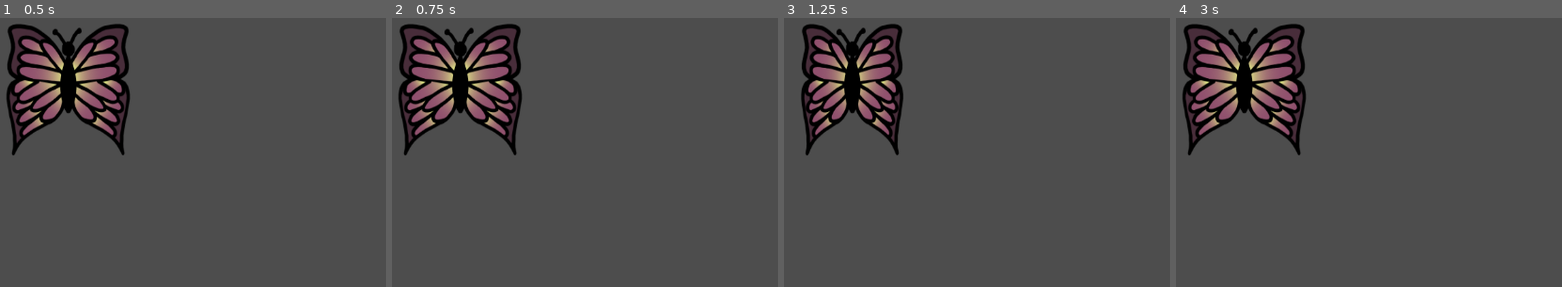
Above: before the commit, frames 1-4 (left to right).
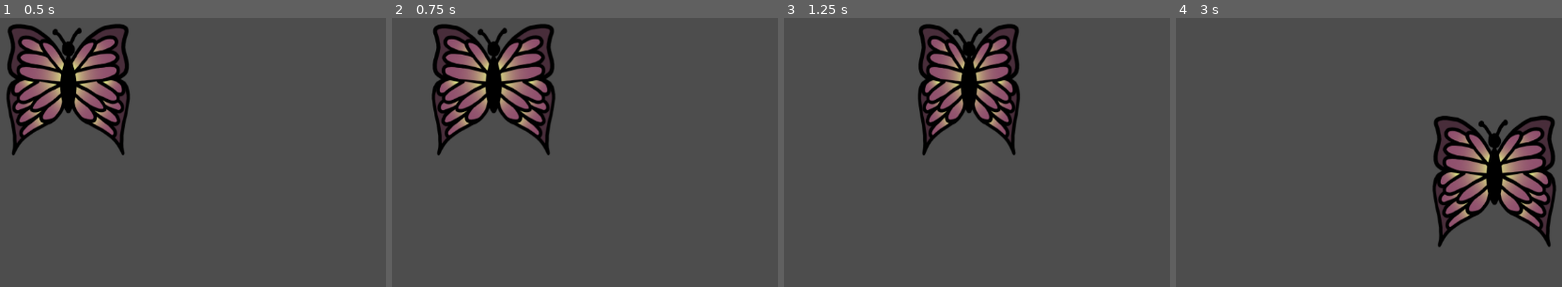
Above: after the commit, the same moments.

Repository: VRiveland/hungry-hungry-butterfly
Game: Godot game, scene res://game.tscn
Two runs of this game, one before a commit and one after it. Both use one fixed random seed, a clock stepped at 60 frames per second and the inputs below.
Inputs:
- Up to frame 1 (0.5 s): no input
- Up to frame 2 (0.75 s): tap Enter at 0.5 s; hold D (move_right) from 0.53 s (still down)
- Up to frame 3 (1.25 s): keep holding D (move_right)
- Up to frame 4 (3 s): release D (move_right) at 1.28 s; hold S (move_down) 1.28-2.03 s; hold D (move_right) 2.03-2.78 s; hold W (move_up) from 2.78 s (still down)

Frame 1 is identical in both runs. In frame 2, 14% of the frame differs, in the area x 1-43%, y 2-52%; in frame 3, 19%; in frame 4, 22%, in the area x 1-99%, y 2-86%.

Commit message:
Fixed player movement

Diff:
--- a/Scenes/Characters and objects/player.gd
+++ b/Scenes/Characters and objects/player.gd
@@ -25,3 +25,5 @@
 		$AnimatedSprite2D.play()
 	else:
 		$AnimatedSprite2D.stop()
+	position += velocity * delta
+	position = position.clamp(Vector2.ZERO, screen_size)
